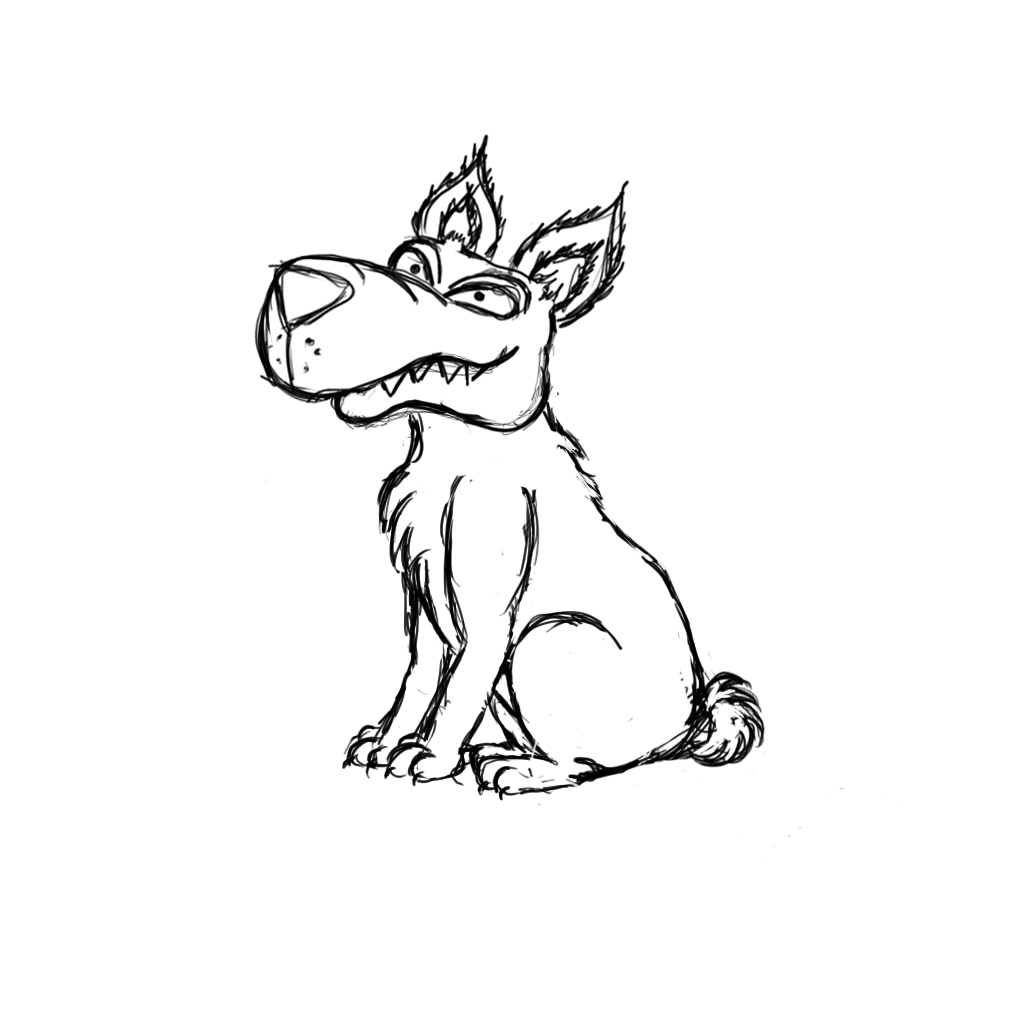
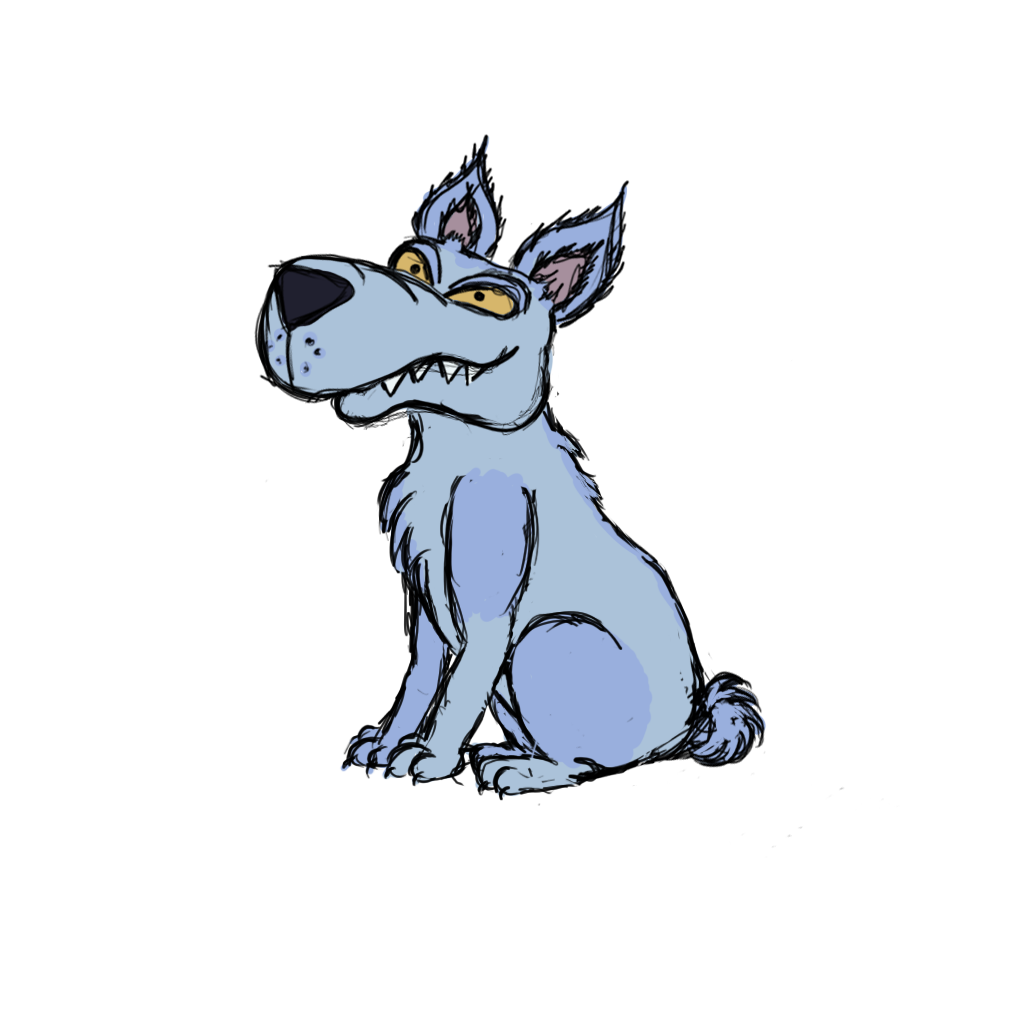
Layer changes from the first 1024 × 1024 image to the second:
added layer "color" above "dog dash" over (260, 135, 767, 798)
